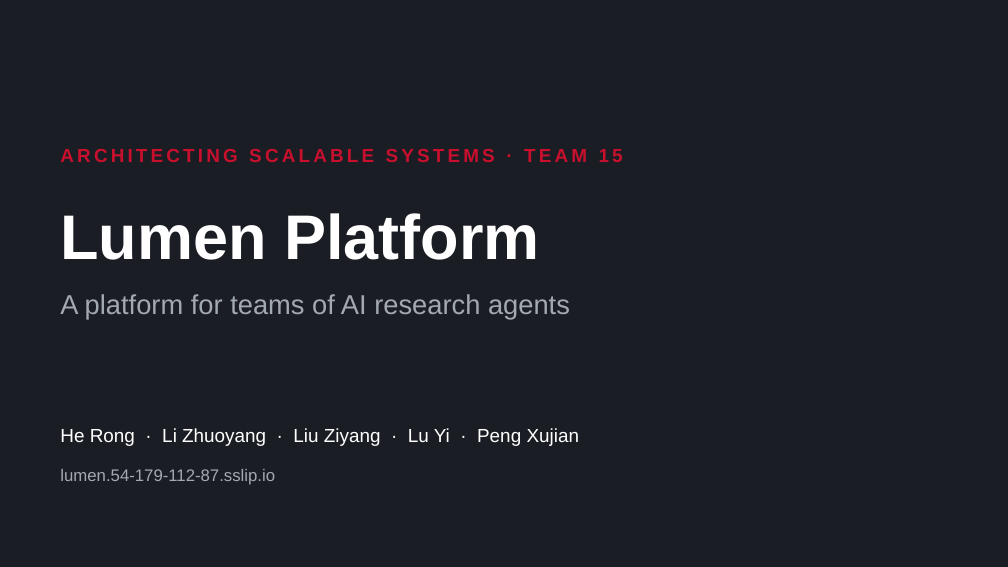
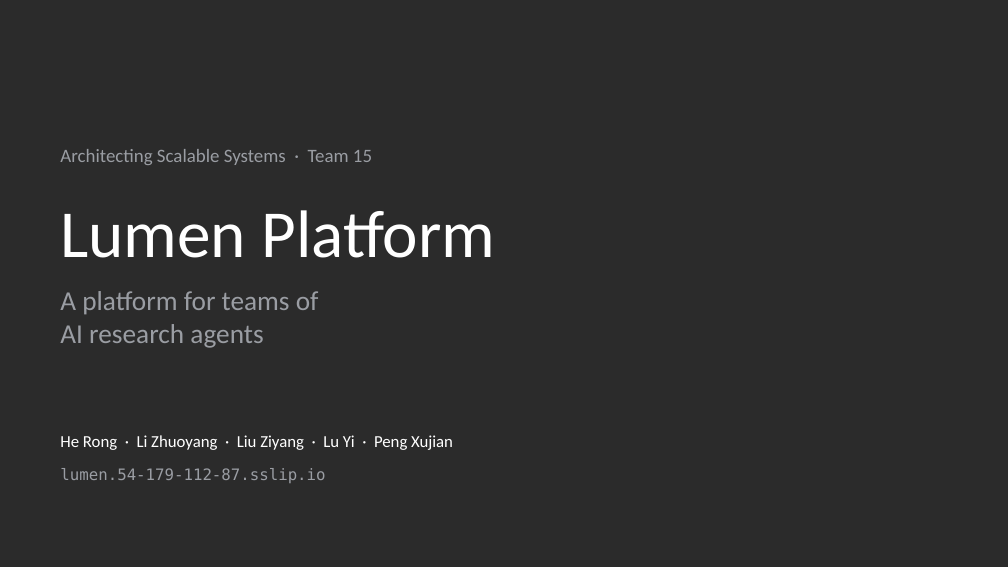
Before and after one commit to ziyangliu-666/lumen-next, a slide deck: slide 1 of docs/platform/slides/out/Team15-Lumen-Platform.pptx. Drawn at 1008x567 pixels with LibreOffice and Linux fonts; fonts in the diff are those of the drawing; background and template pictures are left out; a plain dark background stands for a picture behind light text. Boxes give left, top, right and bottom in pixels: in the first picture for what was removed or moved away, otherwise in the second. Text is boxed around its words. In the diff, an @@ line names an element or a change of style, - is before the commit and + after.

```diff
--- a/docs/platform/slides/out/Team15-Lumen-Platform.pptx
+++ b/docs/platform/slides/out/Team15-Lumen-Platform.pptx
@@ background #1A1D23 to picture (left out) @@
@@ text at <box>60,149,372,165</box>: text changed; font Arial to Calibri; text colour #C8102E to #9A9DA3; bold off @@
-ARCHITECTING SCALABLE SYSTEMS · TEAM 15
+Architecting Scalable Systems · Team 15
@@ text "Lumen Platform" at <box>60,210,495,258</box>: size 60 to 64 pt, font Arial to Calibri, bold off @@
@@ text at <box>60,291,319,348</box>: text changed; font Arial to Calibri; text colour #A3A9B1 to #9A9DA3 @@
-A platform for teams of AI research agents
+A platform for teams of
+AI research agents
@@ text "He Rong · Li Zhuoyang ...": place and size @@
-text "He Rong · Li Zhuoyang ..." at <box>60,428,580,446</box>
+text "He Rong · Li Zhuoyang ..." at <box>60,435,453,450</box>
@@ text "He Rong · Li Zhuoyang ..." at <box>60,435,453,450</box>: size 18 to 16 pt, font Arial to Calibri @@
@@ text "lumen.54-179-112-87.sslip.io" at <box>60,468,325,483</box>: size 16 to 15 pt, font Arial to DejaVu Sans Mono, text colour #A3A9B1 to #9A9DA3 @@
```
Also in this commit, not shown: 18 other slides changed, 14 other files.
